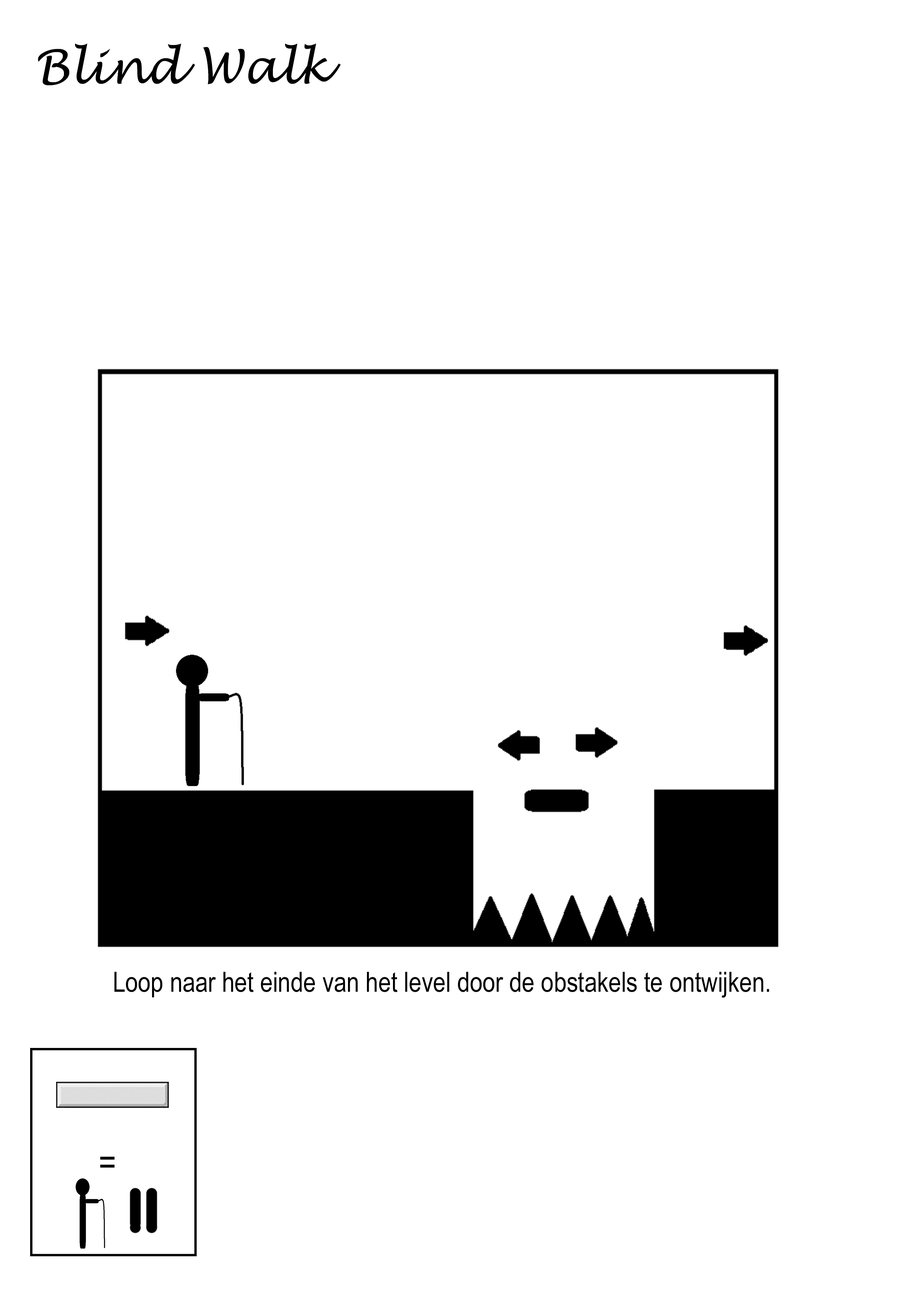
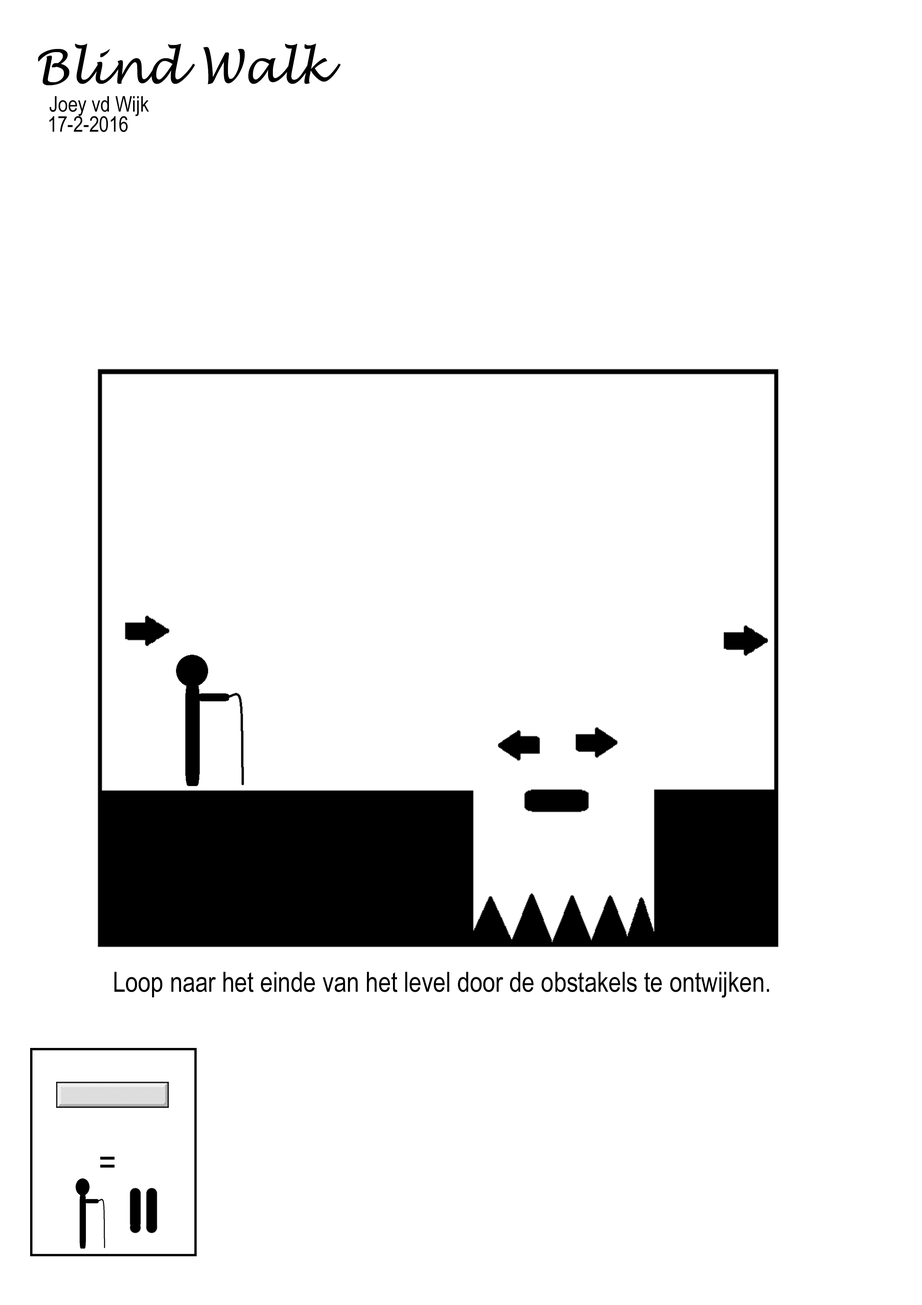
Revision of a layered (922, 1305) image; what changed, layer by layer:
added layer "Joey vd Wijk" above "Rechthoek 2" over [left=49, top=95, right=150, bottom=117]
added layer "17-2-2016" above "Laag 1" over [left=49, top=116, right=128, bottom=133]
